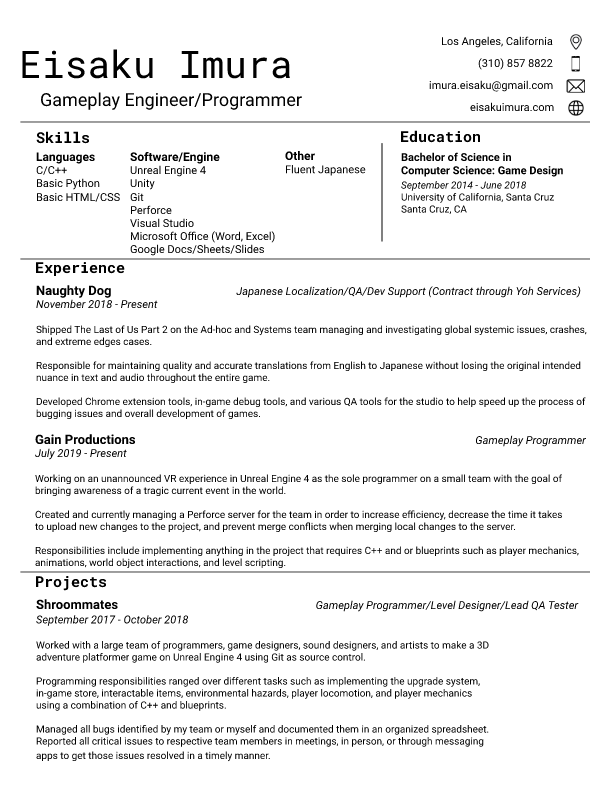
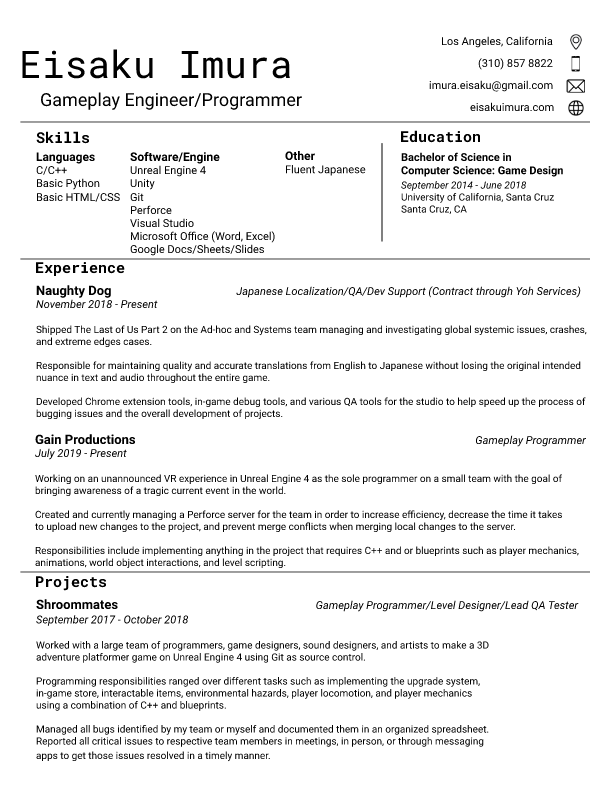
Layered file, before and after one edit (612x792). Changes by layer:
painted on "Naughty Dog" over [124, 409, 283, 419]
